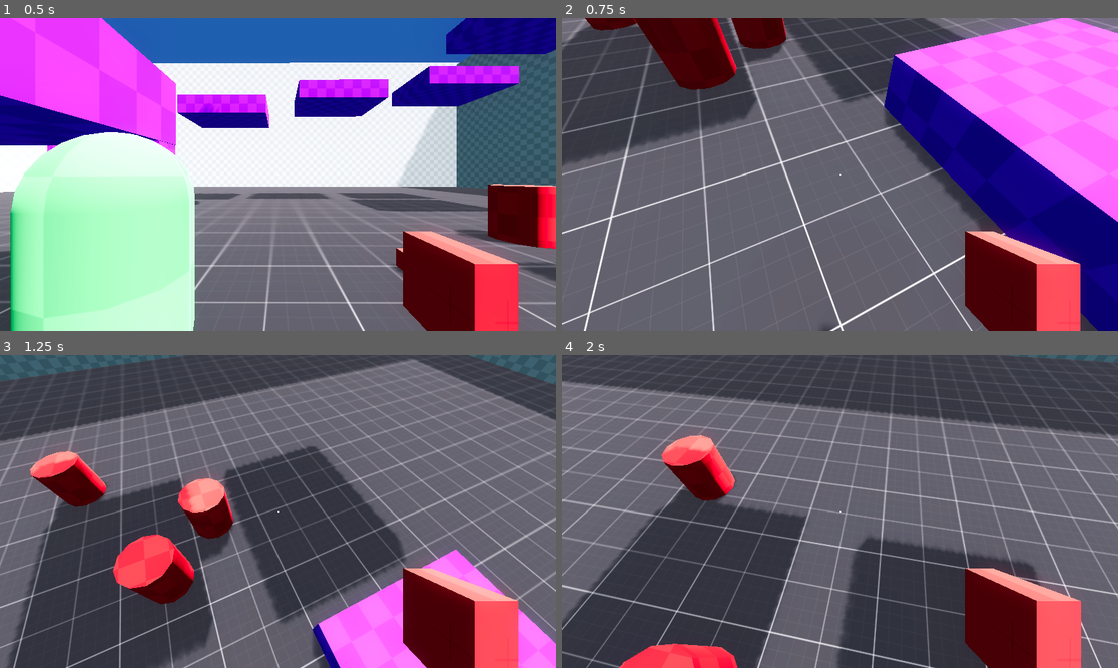
Above: before the commit, frames 1-4 (two rows, left to right).
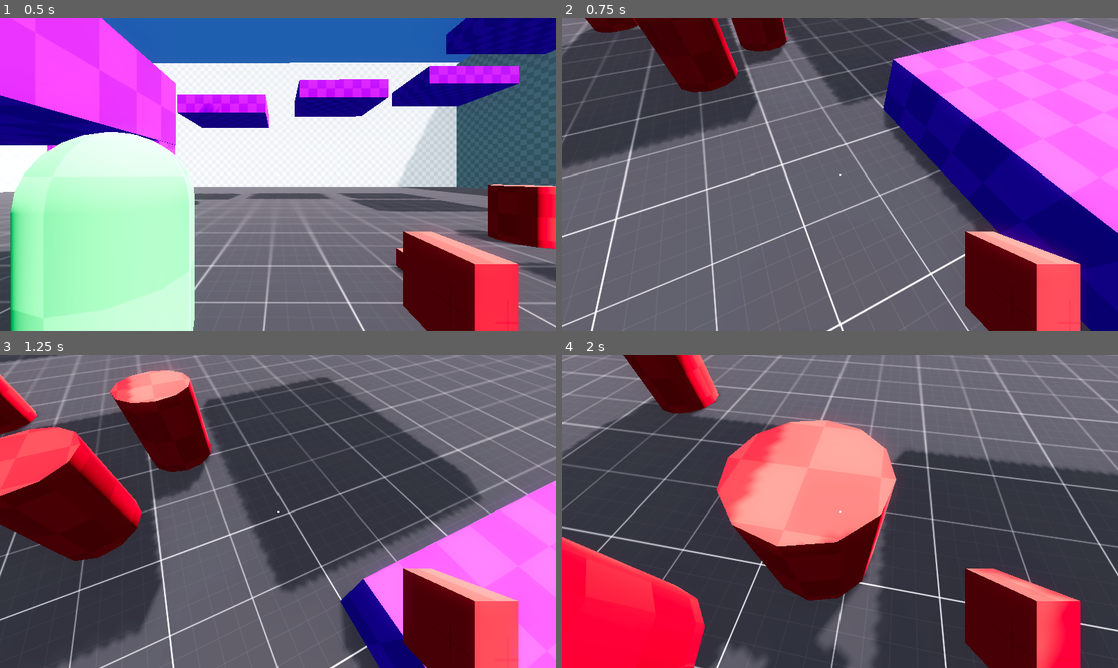
Above: after the commit, the same moments.

Repository: charleybirb/local-co-op-shooter
Game: Godot game, scene res://scenes/test_level.tscn
Same seed, same stepped clock (60 frames per second), same inputs: the game is played once before the commit and once after it.
Inputs (mouse positions are in pixels of both pictures, inside the frame that each line leads up to):
- Up to frame 1 (0.5 s): no input
- Up to frame 2 (0.75 s): move the mouse to (867, 174) at 0.52 s; hold W (move_forward) from 0.53 s (still down); tap Space (jump) at 0.6 s
- Up to frame 3 (1.25 s): keep holding W (move_forward); tap Space (jump) at 0.77, 1.07 s
- Up to frame 4 (2 s): keep holding W (move_forward); move the mouse to (812, 511) at 1.27 s; click (812, 511) at 1.35 s; tap Space (jump) at 1.52, 1.55, 1.82 s

Frame 1 is identical in both runs. In frame 2, 9.1% of the frame differs, in the area x 0-100%, y 0-100%; in frame 3, 63%; in frame 4, 73%.

Commit message:
jump buffers commented out
-jump buffers introduced a weird double jump problem
-need to learn more about how to implement them properly

Diff:
--- a/scripts/player.gd
+++ b/scripts/player.gd
@@ -42,34 +42,48 @@
 	input.queue_free()
 
 
-func check_jump(delta: float, is_grounded: bool, input: InputPackage) -> void:
-	if coyote_time > 0.0:
-		coyote_time += delta
-		if coyote_time < COYOTE_BUFFER:
-			if &"jump" in input.pressed_actions:
-				jump()
+func check_jump(_delta: float, is_grounded: bool, input: InputPackage) -> void:
+	var is_jump_pressed : bool = &"jump" in input.pressed_actions
 
-	if is_grounded:
-		coyote_time = 0.0
+	if is_grounded and is_jump_pressed: jump()
 
-	if jump_time_pressed > 0.0:
-		jump_time_pressed += delta
-		if jump_time_pressed < JUMP_BUFFER:
-			if is_grounded:
-				jump()
-				jump_time_pressed = 0.0
-		else:
-			jump_time_pressed = 0.0
+	#if is_grounded and coyote_time != 0.0:
+		#coyote_time = 0.0
+		#jump_time_pressed = 0.0
+	#
+	#if jump_time_pressed > 0.0:
+		#jump_time_pressed += delta
+		#check_jump_buffer(is_grounded)
+#
+	#if coyote_time > 0.0:
+		#coyote_time += delta
+		#check_coyote_jump(is_jump_pressed)
+	#
+	#if not is_grounded and coyote_time == 0.0 and not is_jump_pressed:
+		#coyote_time += delta
+#
+	#if is_jump_pressed and jump_time_pressed == 0.0:
+		#jump_time_pressed += delta
 
-	if not is_grounded and coyote_time == 0.0:
-		coyote_time += delta
 
-	if &"jump" in input.pressed_actions and jump_time_pressed == 0.0:
-		jump_time_pressed += delta
+func check_coyote_jump(is_jump_pressed: bool) -> void:
+	if coyote_time < COYOTE_BUFFER:
+		if is_jump_pressed:
+			jump()
+
+
+func check_jump_buffer(is_grounded: bool) -> void:
+	if jump_time_pressed < JUMP_BUFFER:
+		if is_grounded:
+			jump()
+	else:
+		jump_time_pressed = 0.0
 
 
 func jump() -> void:
 	velocity.y += JUMP_VELOCITY
+	jump_time_pressed = 0.0
+	coyote_time = 0.0
 
 
 func apply_gravity(delta: float) -> void:
--- a/scripts/weapon.gd
+++ b/scripts/weapon.gd
@@ -10,20 +10,22 @@
 
 var joypad_index : int
 
+var is_equipped : bool = false
 
 func _ready() -> void:
 	joypad_index = player.joypad_index
 
 
 func _physics_process(_delta: float) -> void:
-	if not visible: return
+	if not is_equipped: return
 	var action_suffix = str(joypad_index) if joypad_index != -1 else ""
 	if Input.is_action_just_pressed(&"shoot" + action_suffix) and not anim_player.is_playing():
 		shoot()
 
 
 func equip() -> void:
-	pass
+	anim_player.play("equip")
+	is_equipped = true
 
 
 func shoot() -> void:
